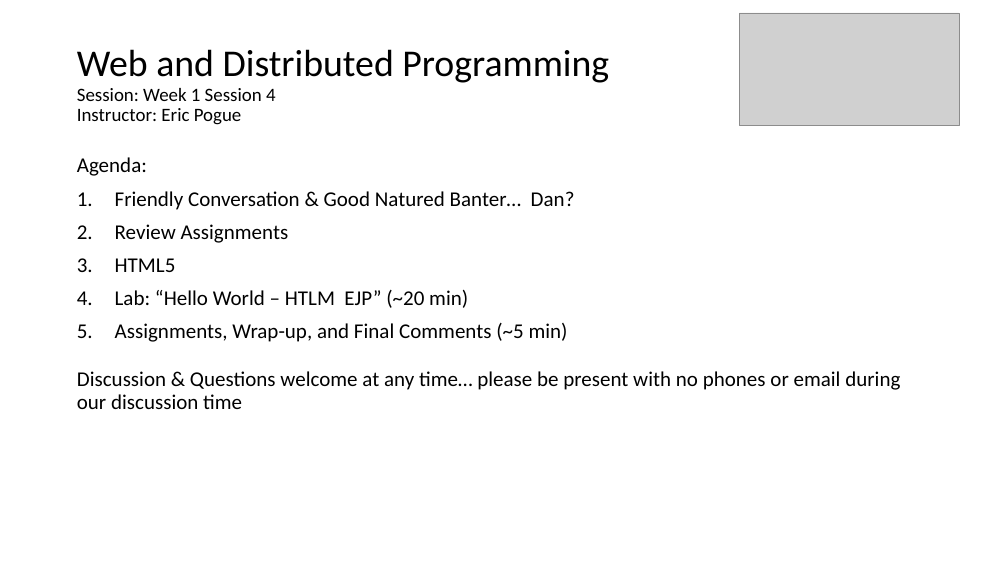
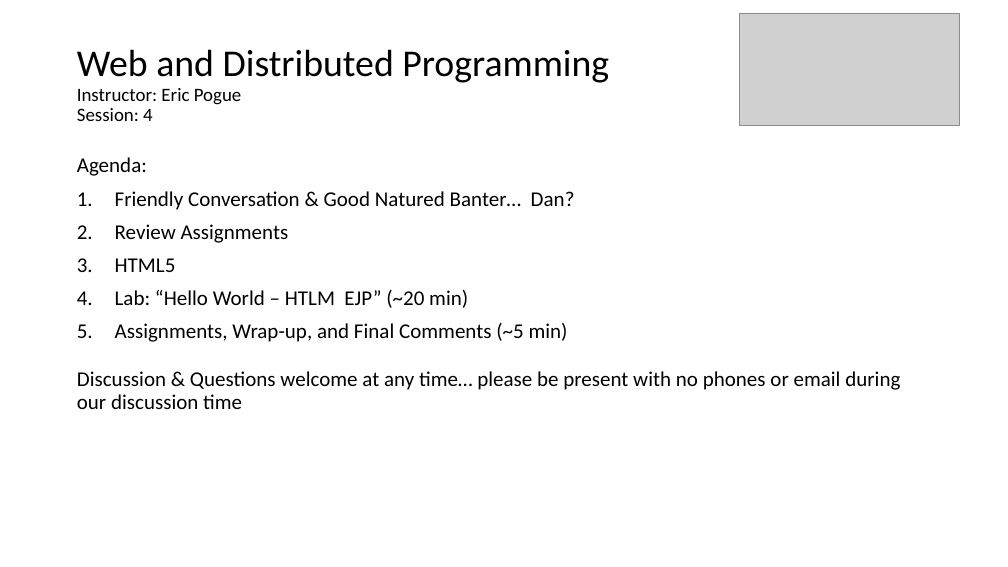
Before and after one commit to EricJPogue/www-epogue-info, a slide deck: slide 1 of CPSC-24700/Presentations/session-04.pptx. Drawn at 1008x567 pixels with LibreOffice and Linux fonts; fonts in the diff are those of the drawing; grey boxes stand for pictures. Boxes give left, top, right and bottom in pixels: in the first picture for what was removed or moved away, otherwise in the second. Text is boxed around its words. In the diff, an @@ line names an element or a change of style, - is before the commit and + after.

Commit message:
Update index.html, HTML5, and session-04 documents.

```diff
--- a/CPSC-24700/Presentations/session-04.pptx
+++ b/CPSC-24700/Presentations/session-04.pptx
@@ title at [77,49,609,121]: text changed @@
-Web and Distributed Programming
-Session: Week 1 Session 4
-Instructor: Eric Pogue
+Web and Distributed Programming
+Instructor: Eric Pogue
+Session: 4
```
Also in this commit, not shown: 1 other slide changed, 5 other files.
